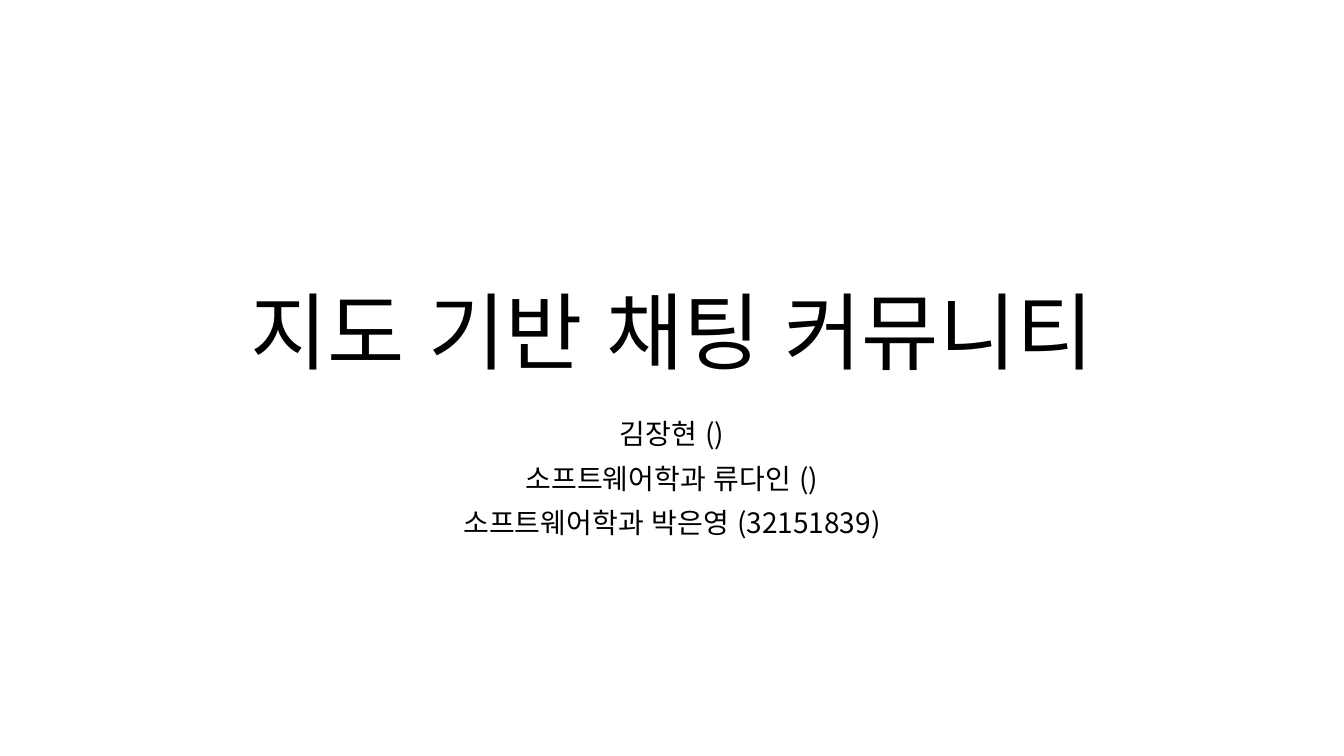
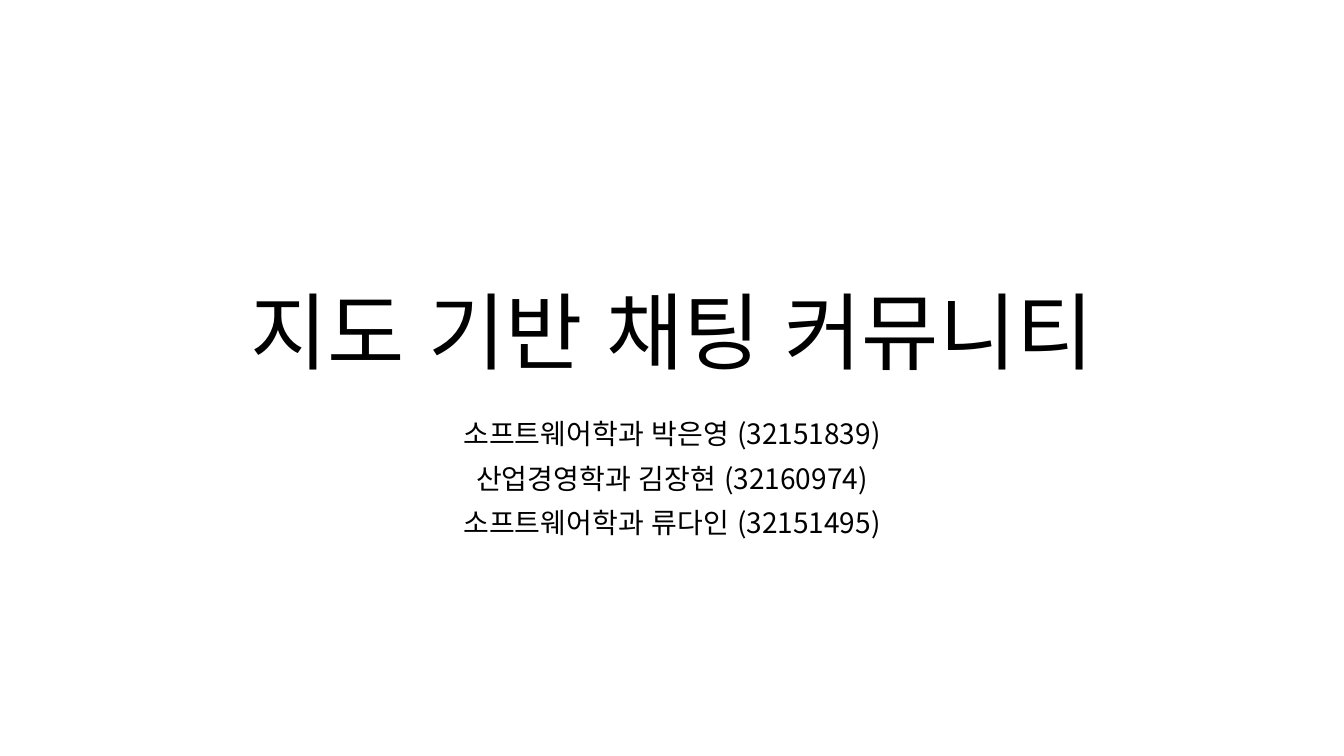
Before and after one commit to eyabc/2019-1-capstone, a slide deck: slide 1 of 0. document/5. PPT/0. 프로젝트 주제.pptx. Drawn at 1344x756 pixels with LibreOffice and Linux fonts; fonts in the diff are those of the drawing; background and template pictures are left out. Boxes give left, top, right and bottom in pixels: in the first picture for what was removed or moved away, otherwise in the second. Text is boxed around its words. In the diff, an @@ line names an element or a change of style, - is before the commit and + after.

Commit message:
1차 ppt 학번이름 이미지 넣음 김장현 얼굴넣어git add . (#87)

```diff
--- a/0. document/5. PPT/0. 프로젝트 주제.pptx
+++ b/0. document/5. PPT/0. 프로젝트 주제.pptx
@@ subtitle at [526, 420, 791, 492]: paragraphs removed @@
-김장현 ()
-소프트웨어학과 류다인 ()
@@ subtitle at [463, 465, 880, 539]: paragraphs added @@
+산업경영학과 김장현 (32160974)
+소프트웨어학과 류다인 (32151495)
```
Also in this commit, not shown: 1 other slide changed, 4 other files.
